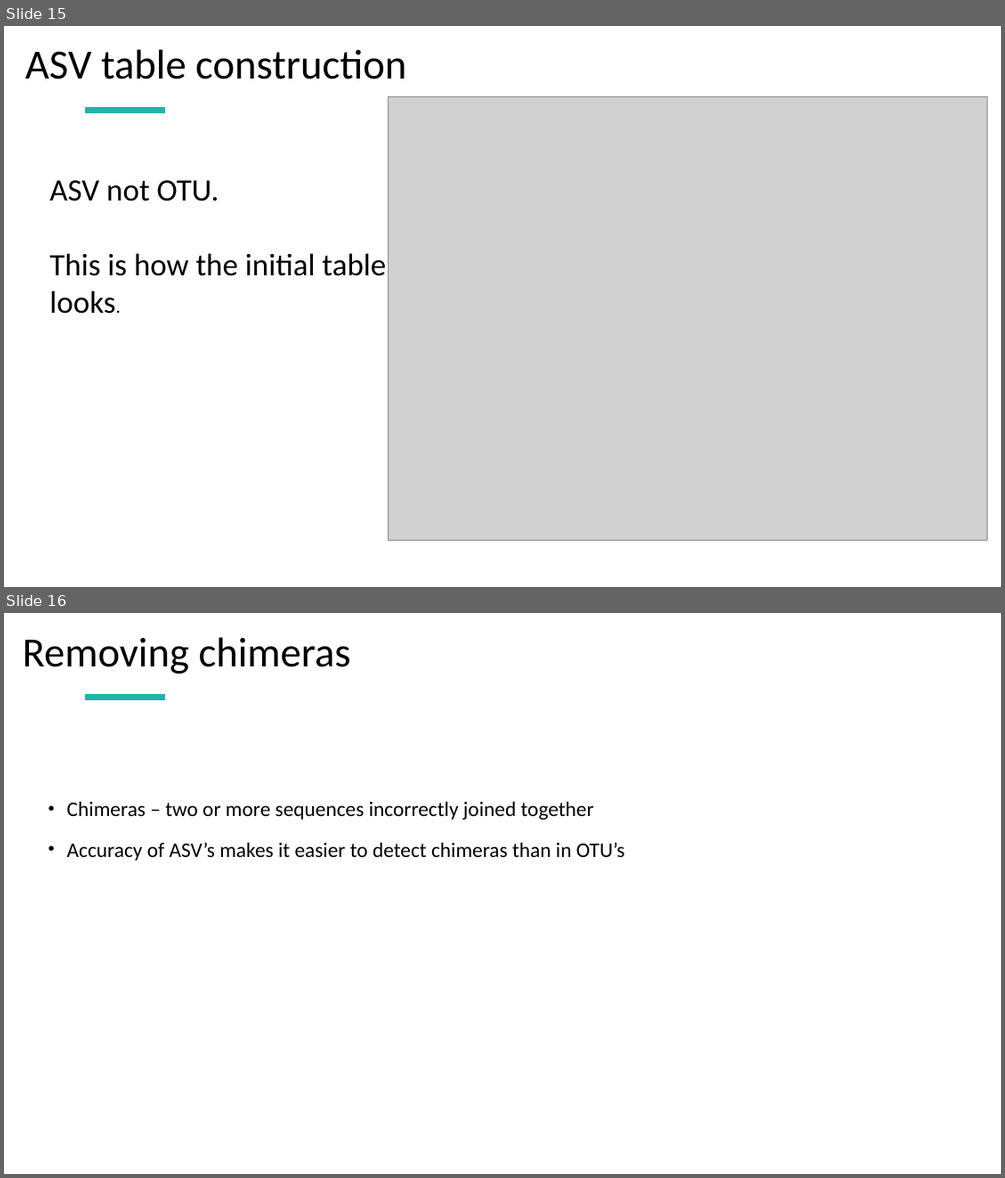
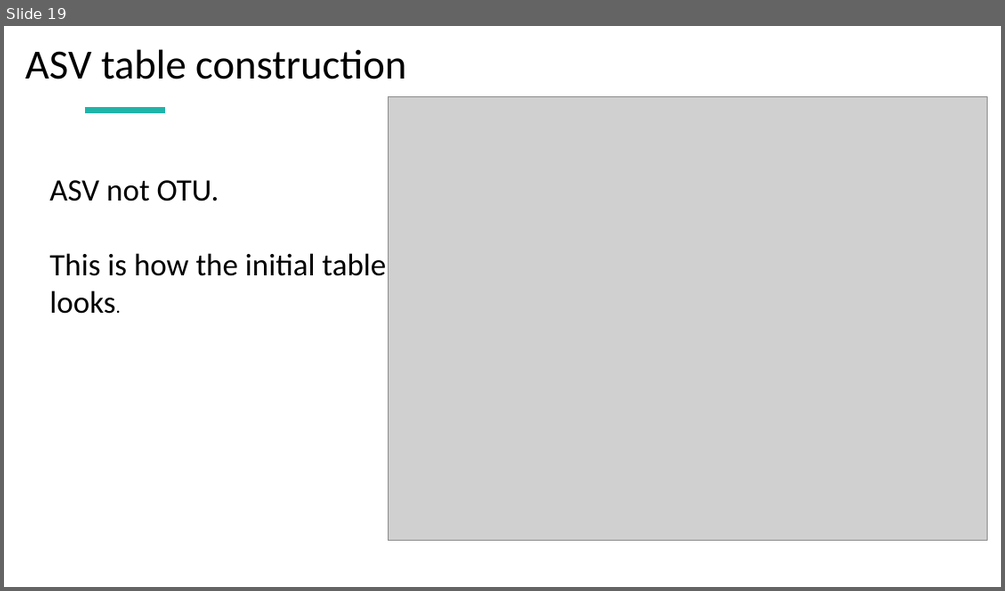
Before and after one commit to CheshtaaChitkara/AB327-827, a slide deck: Lecture/BIOINFORMATICS AND DADA 2.pptx. Shown one above the other, each under a label of ours: slides 15 and 16 before the commit, slide 19 after it. The pictures are 1005x1178 and 1005x591 pixels, drawn with LibreOffice and Linux fonts; fonts in the diff are those of the drawing; grey boxes stand for pictures. Boxes give left, top, right and bottom in pixels: in the first picture for what was removed or moved away, otherwise in the second. Text is boxed around its words. In the diff, an @@ line names an element or a change of style, - is before the commit and + after.

```diff
--- a/Lecture/BIOINFORMATICS AND DADA 2.pptx
+++ b/Lecture/BIOINFORMATICS AND DADA 2.pptx
@@ slide 16 removed at (x1=4, y1=613, x2=1001, y2=1174), background #FFFFFF; not listed: 1 template element that a slide beside it also shows @@
@@ title removed at (x1=23, y1=637, x2=351, y2=674) @@
-Removing chimeras
@@ text removed at (x1=67, y1=801, x2=625, y2=860) @@
-• Chimeras – two or more sequences incorrectly joined together
-• Accuracy of ASV’s makes it easier to detect chimeras than in OTU’s
@@ what was slide 15 is now slide 19 @@
```
Also in this commit, not shown: 9 slides changed, 5 slides added, 1 other slide removed.
